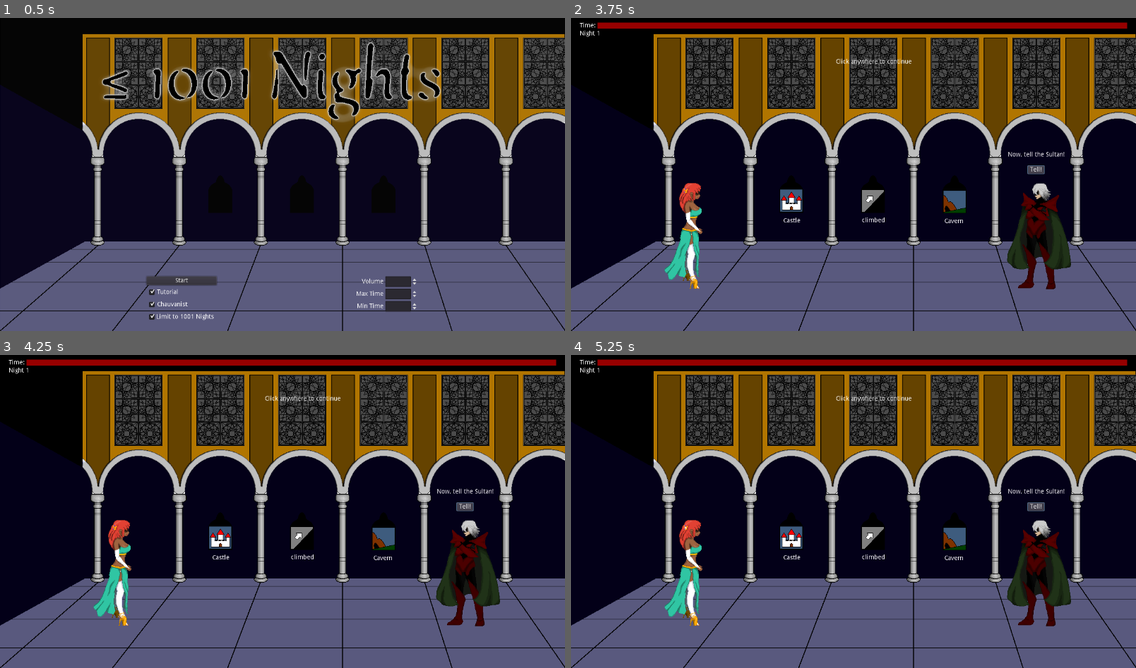
Above: before the commit, frames 1-4 (two rows, left to right).
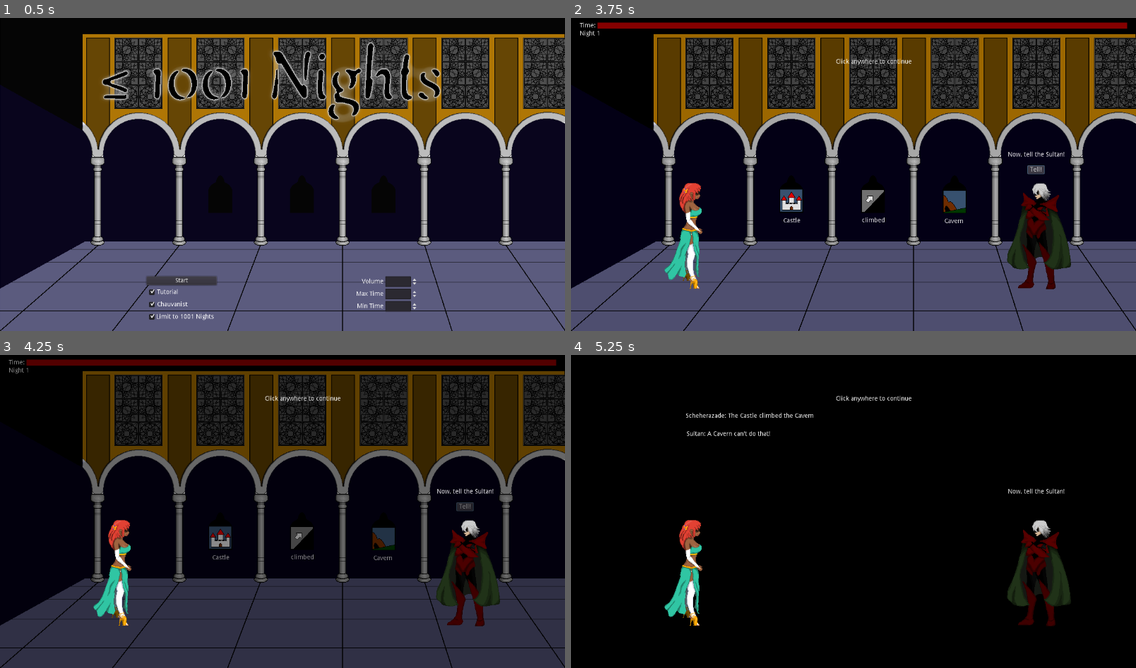
Above: after the commit, the same moments.

Repository: alpacanumerals/LD50
Game: Godot game, scene res://TitleScreen.tscn
Same seed, same stepped clock (60 frames per second), same inputs: the game is played once before the commit and once after it.
Inputs (mouse positions are in pixels of both pictures, inside the frame that each line leads up to):
- Up to frame 1 (0.5 s): no input
- Up to frame 2 (3.75 s): click "Start" at 0.5 s; tap Enter at 1.25, 2.75 s; drag from (780, 49) to (791, 199) at 1.27 s; tap Space at 2 s; drag from (802, 49) to (791, 199) at 2.02 s; move the mouse to (780, 74) at 2.77 s; press the mouse at (780, 74) at 2.78 s; release the mouse at (780, 74) at 3.5 s; click "Tell!" at 3.5 s
- Up to frame 3 (4.25 s): no input
- Up to frame 4 (5.25 s): click "Tell!" at 4.25 s; click "Tell!" at 5 s

Frame 1 is identical in both runs. In frame 2, 0.2% of the frame differs, in the area x 1-100%, y 1-66%; in frame 3, 49%; in frame 4, 53%, in the area x 0-100%, y 1-100%.

Commit message:
some sounds

Diff:
--- a/OpCard.gd
+++ b/OpCard.gd
@@ -18,6 +18,7 @@
 
 func _on_OpCard_mouse_entered():
     $Highlight.visible = true
+    Sound.play_mouseover()
     emit_signal("player_highlight", id)
 
 func _on_OpCard_mouse_exited():
--- a/StoryScene.tscn
+++ b/StoryScene.tscn
@@ -588,7 +588,6 @@
 shape = SubResource( 4 )
 
 [node name="NightArea" type="Area2D" parent="."]
-visible = false
 script = ExtResource( 1 )
 
 [node name="NightSprite" type="Sprite" parent="NightArea"]
@@ -632,7 +631,7 @@
 [node name="AnimatedSprite" type="AnimatedSprite" parent="Shez"]
 position = Vector2( -9, -103 )
 frames = SubResource( 16 )
-frame = 5
+frame = 21
 playing = true
 
 [node name="Sultan" type="Sprite" parent="."]
@@ -652,7 +651,7 @@
 [node name="AnimatedSprite" type="AnimatedSprite" parent="Sultan2"]
 position = Vector2( 74, -19 )
 frames = SubResource( 16 )
-frame = 2
+frame = 18
 playing = true
 
 [node name="Tutorial" type="Node2D" parent="."]
--- a/autoload/sound.gd
+++ b/autoload/sound.gd
@@ -4,6 +4,8 @@
 var Jingler : AudioStreamPlayer
 var Stabber : AudioStreamPlayer
 var Canceller : AudioStreamPlayer
+var Mouseover : AudioStreamPlayer
+var Night : AudioStreamPlayer
 
 func _ready():
     pause_mode = Node.PAUSE_MODE_PROCESS
@@ -11,6 +13,8 @@
     setup_button_jingle()
     setup_stab()
     setup_cancel()
+    setup_mouseover()
+    setup_night()
 
 func setup_music():
     Orchestrion = AudioStreamPlayer.new()
@@ -46,6 +50,22 @@
     Canceller.volume_db = -15
     Canceller.pitch_scale = 1
 
+func setup_mouseover():
+    Mouseover = AudioStreamPlayer.new()
+    var mouseover = load("res://assets/mouseover.wav")
+    add_child(Mouseover)
+    Mouseover.set_stream(mouseover)
+    Mouseover.volume_db = -15
+    Mouseover.pitch_scale = 1
+
+func setup_night():
+    Night = AudioStreamPlayer.new()
+    var night = load("res://assets/jingle.wav")
+    add_child(Night)
+    Night.set_stream(night)
+    Night.volume_db = -15
+    Night.pitch_scale = 1
+
 func play_button_jingle():
     Jingler.play()
 
@@ -55,6 +75,12 @@
 func play_cancel():
     Canceller.play()
 
+func play_mouseover():
+    Mouseover.play()
+
+func play_night():
+    Night.play()
+
 func set_master_volume(volume):
     if volume > 15:
         volume = 15
--- a/story_scene.gd
+++ b/story_scene.gd
@@ -7,6 +7,8 @@
     set_start_sprites()
 
 func _on_DoneButton_pressed():
+    Sound.play_night()
+
     var subject = Story.current_tale[Story.phase.SUBJECT]
     var verb = Story.current_tale[Story.phase.VERB]
     var object = Story.current_tale[Story.phase.OBJECT]
